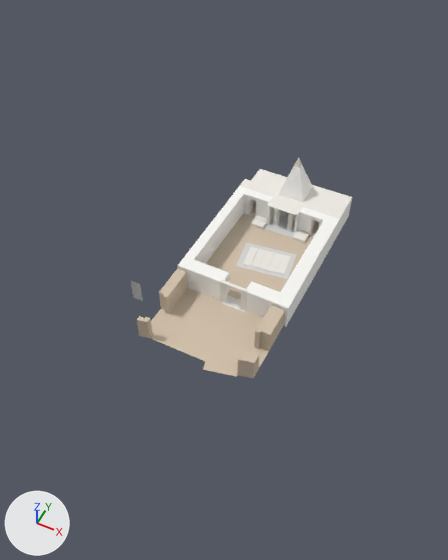
The glTF model assets/items/qm594mp7429/Paser.glb, before and after one commit.
Camera for both pictures: a 50 mm lens placed at (14.3, -19.9, 29.7), pointed at (1.7, 5.3, -1.8). Lighting does not change. The marker at lower left points along +X, +Y and +Z.

Script lines for the objects in view, before the commit:
```python
ob_mesh5_model = bpy.data.objects.new('Mesh5 Model', me_mesh5_model_1)
ob_mesh5_model.location = (0.0, 0.0, 0.0)
ob_mesh6_model = bpy.data.objects.new('Mesh6 Model', me_mesh6_model_1)
ob_mesh6_model.location = (0.0, 0.0, 0.0)
```
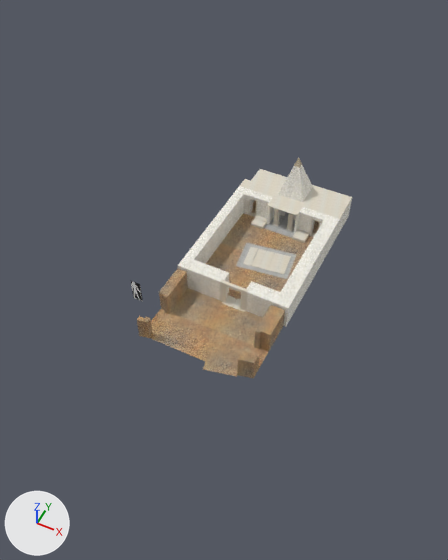
What the commit changed:
Picture 'HesyRa3' (img_hesyra3) is new.
Picture '_11' (img_11) is new.
Picture '_35' (img_35) is new.
Picture '_59' (img_59) is new.
Picture '_13' (img_13) is new.
Picture '_60' (img_60) is new.
In material '_60' (mat_60), base_color is no longer (0.953, 0.941, 0.91), white #faf8f5.
In material '_60' (mat_60), texture is now set to img_60.
In material '_13' (mat_13), base_color is no longer (0.647, 0.533, 0.408), beige #d2c1ab.
In material '_13' (mat_13), texture is now set to img_13.
In material '_59' (mat_59), base_color is no longer (0.647, 0.533, 0.408), beige #d2c1ab.
In material '_59' (mat_59), texture is now set to img_59.
In material '_35' (mat_35), base_color is no longer (0.855, 0.831, 0.773), white #eeebe4.
In material '_35' (mat_35), texture is now set to img_35.
In material '_11' (mat_11), base_color is no longer (0.678, 0.682, 0.671), light grey #d7d7d6.
In material '_11' (mat_11), texture is now set to img_11.
In material 'HesyRa3' (mat_hesyra3), base_color is no longer (0.502, 0.502, 0.502), grey #bcbcbc.
In material 'HesyRa3' (mat_hesyra3), texture is now set to img_hesyra3.

Pixel boxes [x1, y1, x2, y2] of what changed, in the pictures (448 x 560 px):
'Mesh5 Model', surface changed
    both: [137, 158, 352, 378]
'Mesh6 Model', surface changed
    both: [130, 280, 143, 301]
